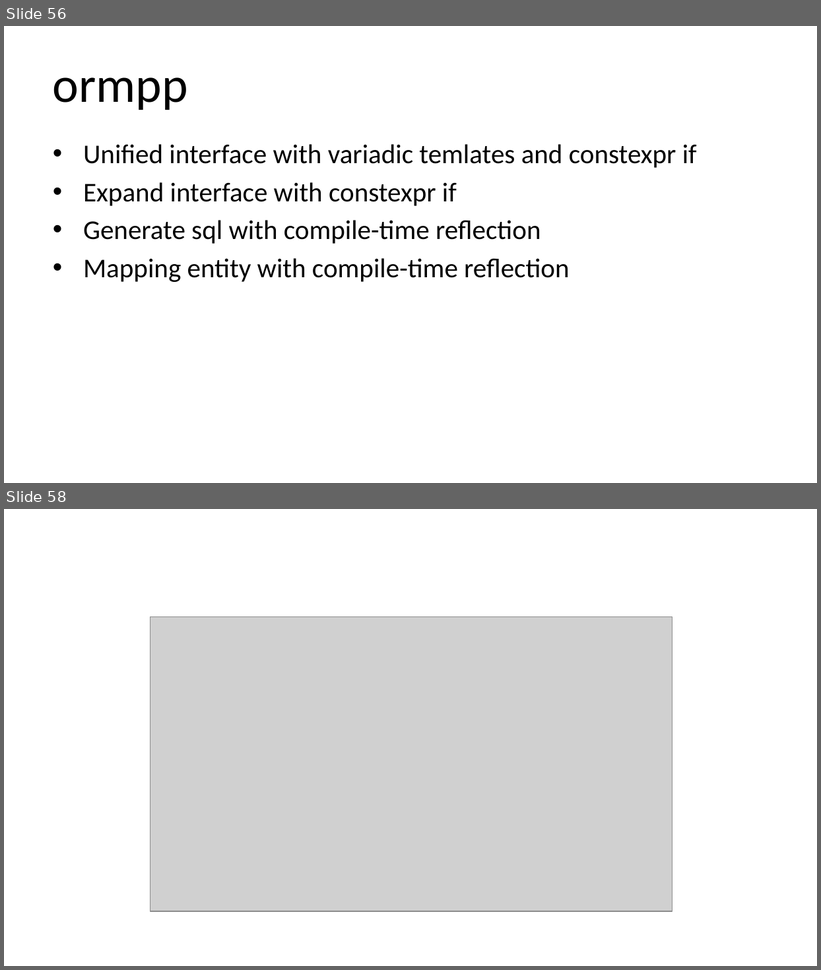
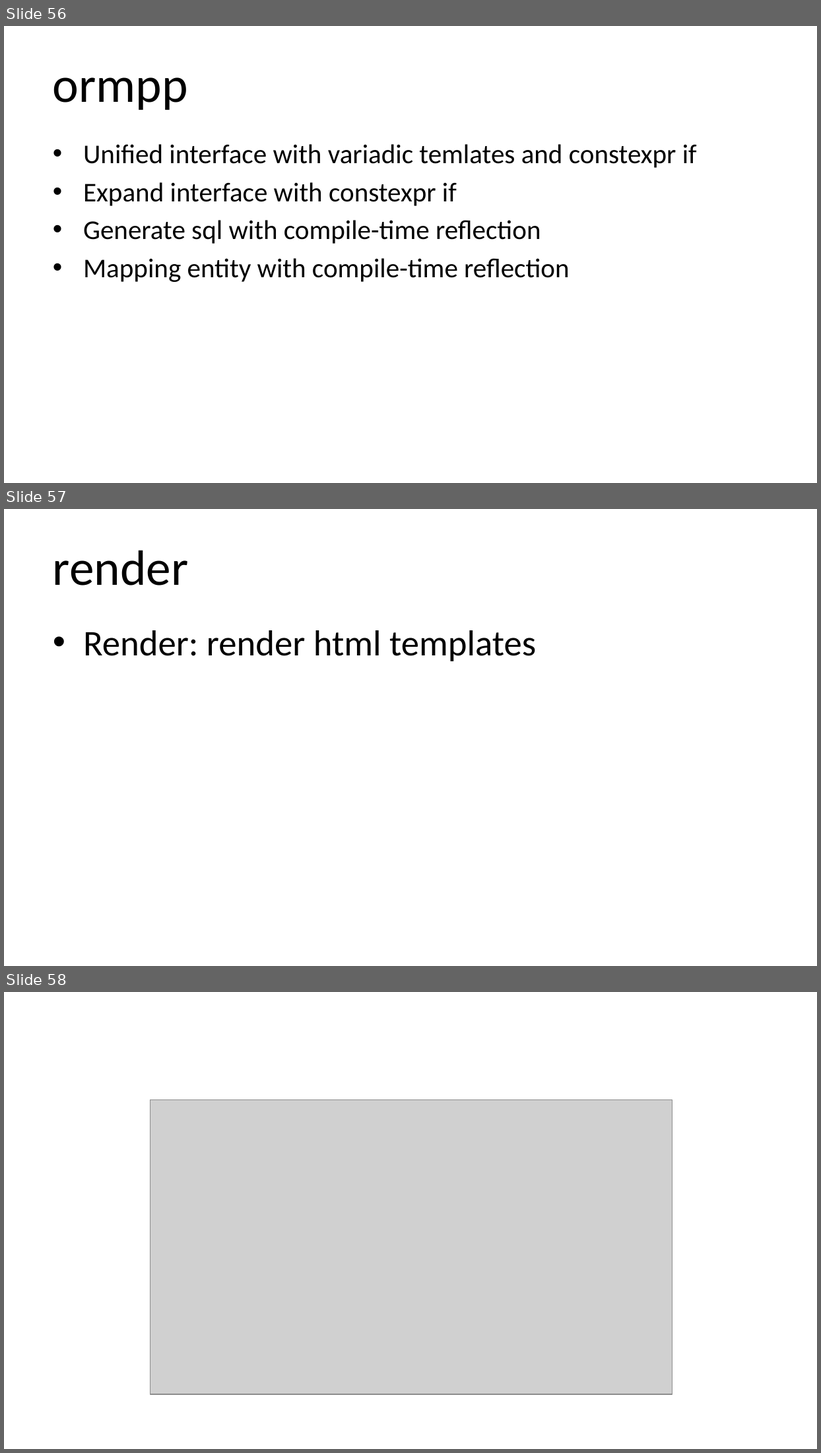
Before and after one commit to qicosmos/cppcon2018, a slide deck: cppcon2018.pptx. Shown one above the other, each under a label of ours: slides 56 and 58 before the commit, slides 56, 57 and 58 after it; the slides between them are not shown. The pictures are 821x970 and 821x1453 pixels, drawn with LibreOffice and Linux fonts; fonts in the diff are those of the drawing; grey boxes stand for pictures. Boxes give left, top, right and bottom in pixels: in the first picture for what was removed or moved away, otherwise in the second. Text is boxed around its words. In the diff, an @@ line names an element or a change of style, - is before the commit and + after.

Commit message:
update

```diff
--- a/cppcon2018.pptx
+++ b/cppcon2018.pptx
@@ slide 57 added at (4,509,817,966), background #FFFFFF @@
@@ title added at (53,550,188,586), 44 pt, text #000000 @@
+render
@@ text added at (83,630,536,661), 32 pt, text #000000 @@
+• Render: render html templates
```
Also in this commit, not shown: 1 slide changed, 8 other slides added, 1 slide removed.
